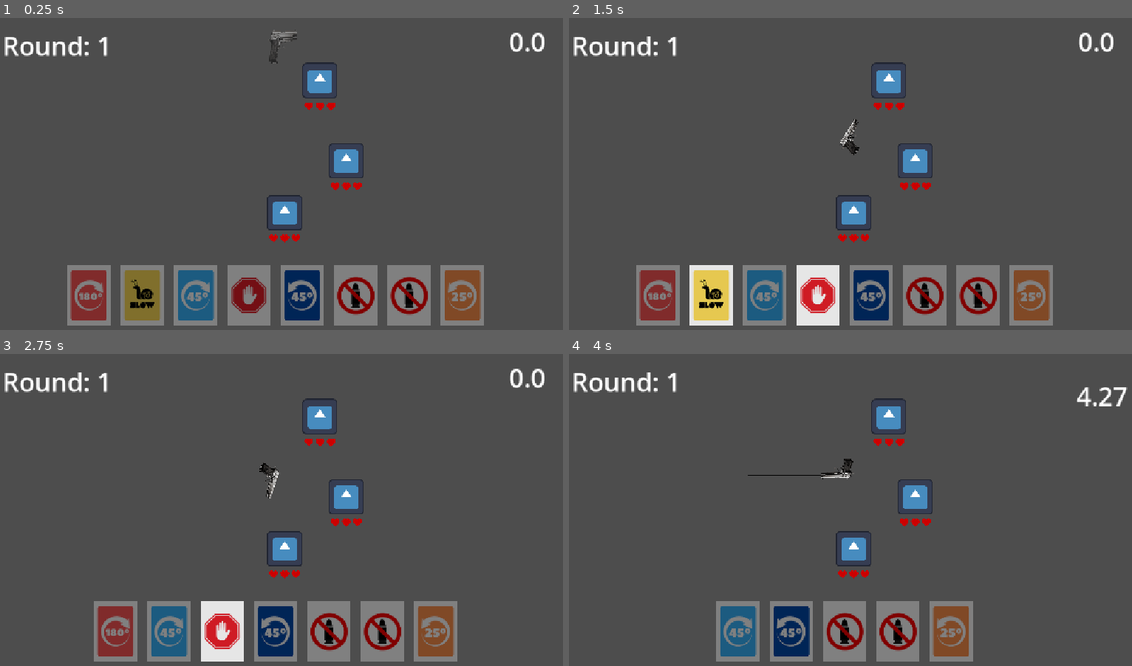
Above: before the commit, frames 1-4 (two rows, left to right).
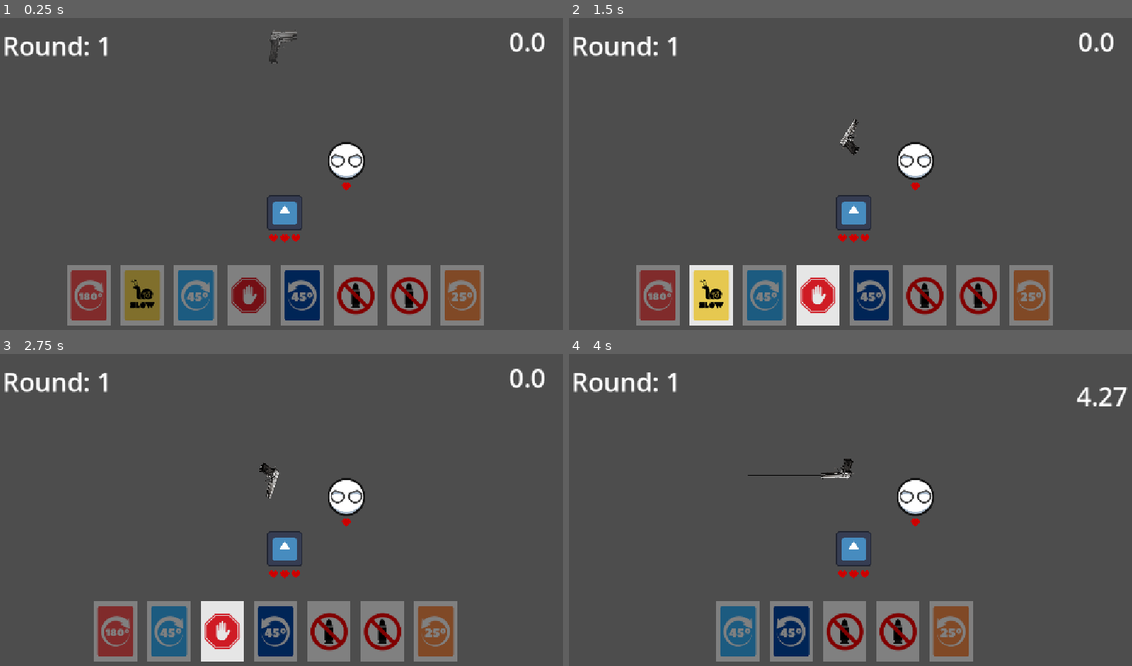
Above: after the commit, the same moments.

Repository: Sklrat/gun-roulette
Game: Godot game, scene res://scenes/ThePlace.tscn
The game is run twice, just before and just after one commit, with the same random seed, the same clock (stepped at 60 frames per second) and the same inputs. The engine's default icon, where the game draws it, is replaced by a stand-in: a white triangle on a blue panel in a dark square.
Inputs (mouse positions are in pixels of both pictures, inside the frame that each line leads up to):
- Up to frame 1 (0.25 s): no input
- Up to frame 2 (1.5 s): click (844, 142) at 0.5 s; click (844, 142) at 1.25 s
- Up to frame 3 (2.75 s): click (140, 631) at 2 s
- Up to frame 4 (4 s): click (788, 631) at 2.75 s; click (709, 631) at 3.5 s

The runs differ from the first frame. In frame 1, 1.2% of the frame differs, in the area x 53-65%, y 14-56%; in frame 2, 1.2%; in frame 3, 1.2%; in frame 4, 1.2%.

Commit message:
add stuff

Diff:
--- a/cards/scripts/rotate_45r.gd
+++ /dev/null
@@ -1,10 +0,0 @@
-extends Card
-
-
-
-func _ready():
-	super()
-
-
-func _on_pressed() -> void:
-	super()
--- a/entitys/enemy.tscn
+++ b/entitys/enemy.tscn
@@ -1,17 +1,18 @@
 [gd_scene load_steps=4 format=3 uid="uid://bxodmmo626fmb"]
 
-[ext_resource type="Texture2D" uid="uid://ok0kwylu2gmi" path="res://sprites/icon.svg" id="1_7gf71"]
 [ext_resource type="Script" uid="uid://bdw4v0x7a6rjp" path="res://entitys/entity.gd" id="1_qaasr"]
+[ext_resource type="Texture2D" uid="uid://beypxr0m6svbe" path="res://sprites/entitys/enemy.png" id="2_qaasr"]
 
 [sub_resource type="CircleShape2D" id="CircleShape2D_qaasr"]
 radius = 55.145264
 
 [node name="Enemy" type="Node2D"]
 script = ExtResource("1_qaasr")
+lives = 1
+is_enemy = true
 
 [node name="Sprite2D" type="Sprite2D" parent="."]
-scale = Vector2(0.75, 0.75)
-texture = ExtResource("1_7gf71")
+texture = ExtResource("2_qaasr")
 
 [node name="Area2D" type="Area2D" parent="."]
 
--- a/entitys/entity.gd
+++ b/entitys/entity.gd
@@ -1,12 +1,13 @@
 extends Node2D
 class_name Entity
 
-@export var heart_scene = preload("res://scenes/Heart.tscn")
+var heart_scene = preload("res://scenes/Heart.tscn")
 var main_scene
 
-var lives: int = 3
+@export var lives: int = 3
+@export var is_enemy: bool
+
 var heart_nodes: Array[Sprite2D]
-
 var heart_spacing_x: float = 30
 var heart_spacing_y: float = 70
 
@@ -26,6 +27,10 @@
 func die() -> void:
 	main_scene.enemys_left -= 1
 	self.queue_free()
+	if is_enemy:
+		enemy_died.emit()
+
+signal enemy_died()
 
 
 # Called when the node enters the scene tree for the first time.
--- /dev/null
+++ b/entitys/player.gd
@@ -0,0 +1,7 @@
+extends Entity
+
+func loose_lives(amount: int) -> void:
+	super(amount)
+	player_damaged.emit(amount)
+
+signal player_damaged(amount)
--- /dev/null
+++ b/entitys/player.tscn
@@ -0,0 +1,20 @@
+[gd_scene load_steps=4 format=3 uid="uid://dyqcdbae5mjmr"]
+
+[ext_resource type="Script" uid="uid://d4aubgpjm2rdk" path="res://entitys/player.gd" id="1_hbkvy"]
+[ext_resource type="Texture2D" uid="uid://ok0kwylu2gmi" path="res://sprites/icon.svg" id="2_ebhgt"]
+
+[sub_resource type="CircleShape2D" id="CircleShape2D_qaasr"]
+radius = 55.145264
+
+[node name="Player" type="Node2D"]
+script = ExtResource("1_hbkvy")
+is_enemy = true
+
+[node name="Sprite2D" type="Sprite2D" parent="."]
+scale = Vector2(0.75, 0.75)
+texture = ExtResource("2_ebhgt")
+
+[node name="Area2D" type="Area2D" parent="."]
+
+[node name="CollisionShape2D" type="CollisionShape2D" parent="Area2D"]
+shape = SubResource("CircleShape2D_qaasr")
--- /dev/null
+++ b/rounds/round_1.tres
@@ -0,0 +1,9 @@
+[gd_resource type="Resource" script_class="RoundData" load_steps=3 format=3 uid="uid://bo4h52hv8qxrk"]
+
+[ext_resource type="PackedScene" uid="uid://bxodmmo626fmb" path="res://entitys/enemy.tscn" id="1_l00ku"]
+[ext_resource type="Script" uid="uid://d1mb5fl8tk8oe" path="res://scripts/round_data.gd" id="1_urhca"]
+
+[resource]
+script = ExtResource("1_urhca")
+entitys_to_spawn = Array[PackedScene]([ExtResource("1_l00ku"), ExtResource("1_l00ku")])
+metadata/_custom_type_script = "uid://d1mb5fl8tk8oe"
--- /dev/null
+++ b/rounds/round_2.tres
@@ -0,0 +1,9 @@
+[gd_resource type="Resource" script_class="RoundData" load_steps=3 format=3 uid="uid://b5vqyeeytifax"]
+
+[ext_resource type="PackedScene" uid="uid://bxodmmo626fmb" path="res://entitys/enemy.tscn" id="1_io02a"]
+[ext_resource type="Script" uid="uid://d1mb5fl8tk8oe" path="res://scripts/round_data.gd" id="1_tc8au"]
+
+[resource]
+script = ExtResource("1_tc8au")
+entitys_to_spawn = Array[PackedScene]([ExtResource("1_io02a")])
+metadata/_custom_type_script = "uid://d1mb5fl8tk8oe"
--- a/scenes/ThePlace.tscn
+++ b/scenes/ThePlace.tscn
@@ -1,12 +1,15 @@
-[gd_scene load_steps=2 format=3 uid="uid://banu1sca1sxkv"]
+[gd_scene load_steps=4 format=3 uid="uid://banu1sca1sxkv"]
 
 [ext_resource type="Script" uid="uid://d2lf6c1ggr2kr" path="res://scripts/game_manager.gd" id="1_md85l"]
+[ext_resource type="Script" uid="uid://d1mb5fl8tk8oe" path="res://scripts/round_data.gd" id="2_md85l"]
+[ext_resource type="Resource" uid="uid://b5vqyeeytifax" path="res://rounds/round_2.tres" id="3_md85l"]
 
 [node name="ThePlace" type="Node2D" node_paths=PackedStringArray("card_hbox", "countdown_text", "round_text")]
 script = ExtResource("1_md85l")
 card_hbox = NodePath("CanvasLayer/MarginContainer/HBoxContainer")
 countdown_text = NodePath("CanvasLayer/CountDown")
 round_text = NodePath("CanvasLayer/Round")
+rounds = Array[ExtResource("2_md85l")]([ExtResource("3_md85l"), ExtResource("3_md85l")])
 
 [node name="Camera2D" type="Camera2D" parent="."]
 zoom = Vector2(0.72, 0.72)
--- a/scripts/game_manager.gd
+++ b/scripts/game_manager.gd
@@ -1,14 +1,19 @@
 extends Node2D
 
-@export var entity = preload("res://entitys/enemy.tscn")
 @export var gun_scene = preload("res://guns/Pistol.tscn")
+@export var player_scene = preload("res://entitys/player.tscn")
 @export var card_hbox: HBoxContainer
 @export var countdown_text: Label
 @export var round_text: Label
+@export var rounds: Array[RoundData] = []
 var card_folder = "res://cards/buttons/"
-var gun
 var card_files: Array[String] = []
 var rotation_card_files: Array[String] = []
+var gun
+
+var player: Node2D
+var player_lives: int = 3
+
 
 var round: int = 1
 var enemys_killed: int = 0
@@ -21,6 +26,7 @@
 		state_changed.emit(game_state)
 
 var entity_positions: Array[Vector2] = []
+var entitys: Array[Node2D] = []
 var enemys_left: int = 0
 var min_distance: float  = 200
 var center = Vector2(0, -100)
@@ -33,13 +39,40 @@
 # Called when the node enters the scene tree for the first time.
 func _ready() -> void:
 	load_cards()
-	spawn_entitys(3)
 	spawn_gun()
-	give_random_card(8)
+	start_round()
+	give_random_card(5)
 
 func _process(delta: float) -> void:
 	if game_state == "counting_down":
 		countdown(delta)
+
+func start_round() -> void:
+	var current_round_data = rounds[round - 1]
+	entity_positions.clear()
+	spawn_player()
+	for entity in current_round_data.entitys_to_spawn:
+		var live_entity = spawn_entity(entity)
+		if live_entity.has_signal("enemy_died"):
+			live_entity.enemy_died.connect(_on_enemy_died)
+	give_random_card(3)
+	round_text.text = "Round: " + str(round)
+
+func spawn_entity(entity_scene: PackedScene) -> Node2D:
+		var entity = entity_scene.instantiate()
+		entity.global_position = get_spawn_point()
+		add_child(entity)
+		entitys.append(entity)
+		if entity.is_enemy:
+			enemys_left += 1
+		return entity
+
+func spawn_player() -> void:
+		player = player_scene.instantiate()
+		player.lives = player_lives
+		player.global_position = get_spawn_point()
+		add_child(player)
+		player.player_damaged.connect(_on_player_damaged)
 
 func spawn_gun() -> void:
 	gun = gun_scene.instantiate()
@@ -49,13 +82,6 @@
 	gun_animation_player.play("spawn")
 	await gun_animation_player.animation_finished
 	game_state = "idle"
-
-func spawn_entitys(amount: int) -> void: #swpan entitys, amount EXCLUES player entity
-	for i in amount:
-		var enemy = entity.instantiate()
-		enemy.global_position = get_spawn_point()
-		add_child(enemy)
-	enemys_left = amount
 
 func get_spawn_point() -> Vector2:
 	while true:
@@ -106,6 +132,14 @@
 
 	card_dir.list_dir_end()
 
+func _on_player_damaged(amount: int) -> void:
+	player_lives -= amount
+
+func _on_enemy_died() -> void:
+	enemys_left -= 1
+	if enemys_left <= 0:
+		round += 1
+
 func start_countdown() -> void:
 	countdown_timer = 5
 	game_state = "counting_down"
--- /dev/null
+++ b/scripts/round_data.gd
@@ -0,0 +1,5 @@
+extends Resource
+class_name RoundData
+
+@export var round_number: int = 1
+@export var entitys_to_spawn: Array[PackedScene] = []
Not shown, removed: cards/scripts/rotate_45r.gd.uid
Not shown, added: entitys/player.gd.uid
Not shown, added: scripts/round_data.gd.uid
Binary file added: sprites/entitys/enemy.png
Not shown, added: sprites/entitys/enemy.png.import
Binary file added: sprites/entitys/hostage.png
Not shown, added: sprites/entitys/hostage.png.import
Binary file added: sprites/entitys/player.png
Not shown, added: sprites/entitys/player.png.import
Binary file added: sprites/entitys/troll.png
Not shown, added: sprites/entitys/troll.png.import
